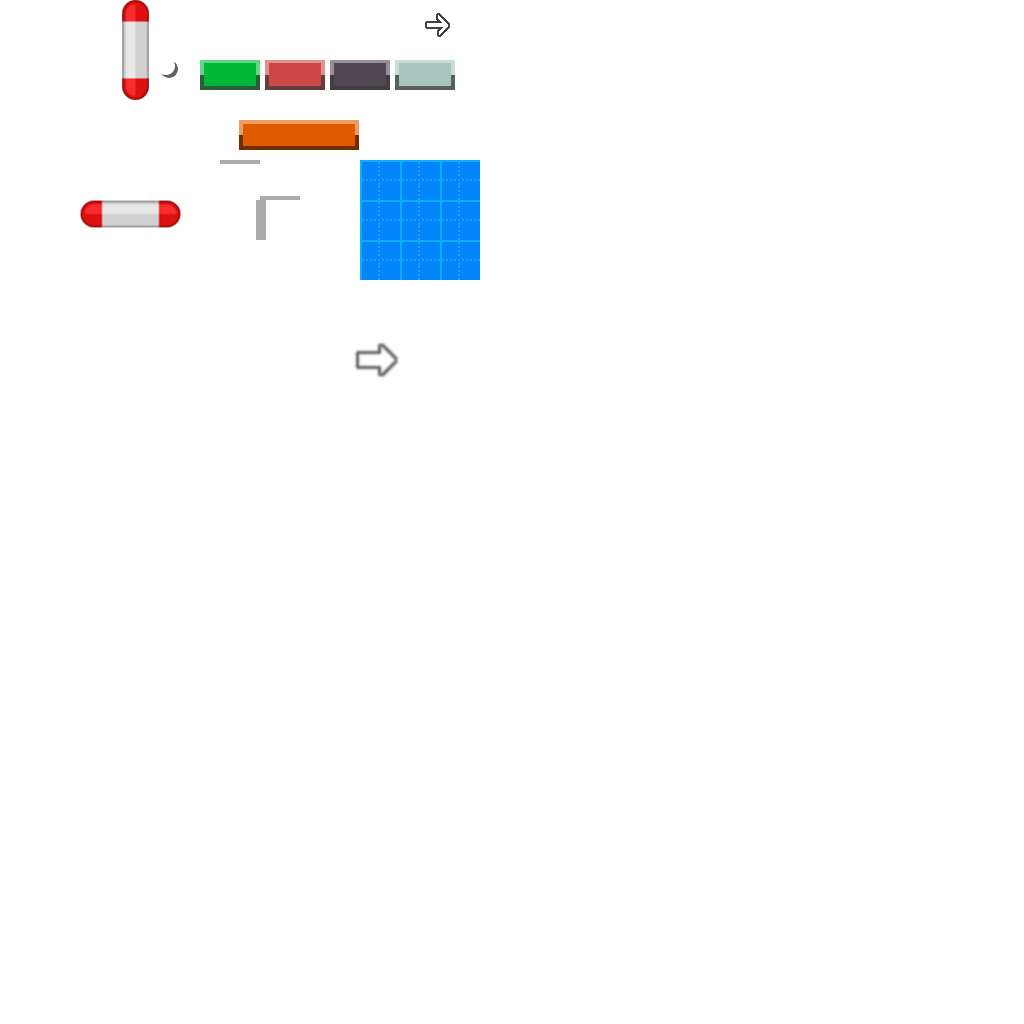
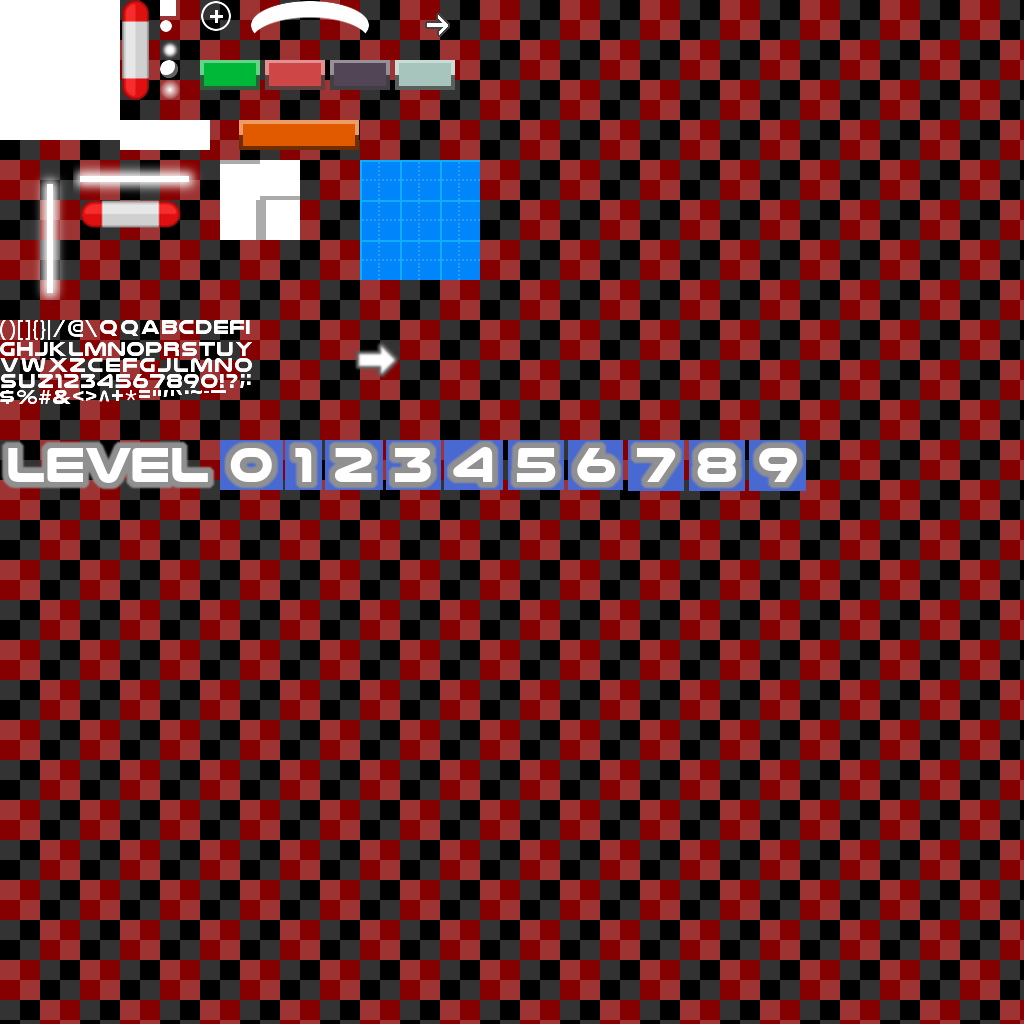
The second 1024×1024 image is a revision of the first. Changes to its layers:
removed layer "Level 0 1 2 3 4 5 6 7 8 9" over (481, 10, 1013, 41)
added layer "Ebene #5" above "Ebene #6" over (0, 439, 805, 491)
added layer "Ebene #6" above "Ebene" over (220, 440, 806, 491)
showed "Ebene #3" over (0, 0, 1024, 1024)
